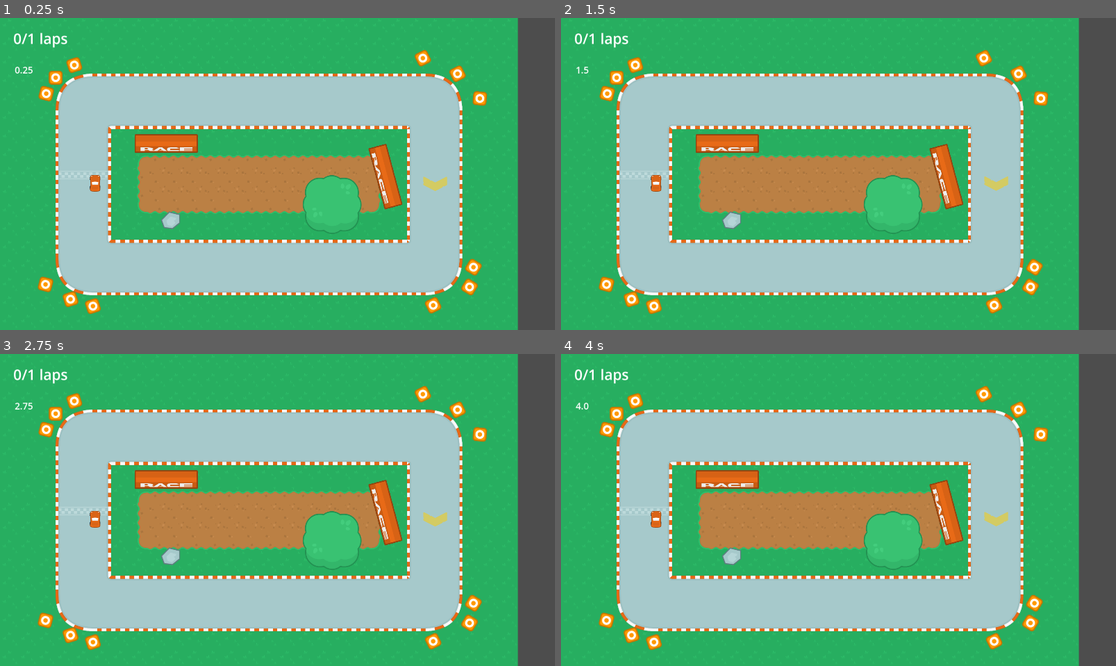
Above: before the commit, frames 1-4 (two rows, left to right).
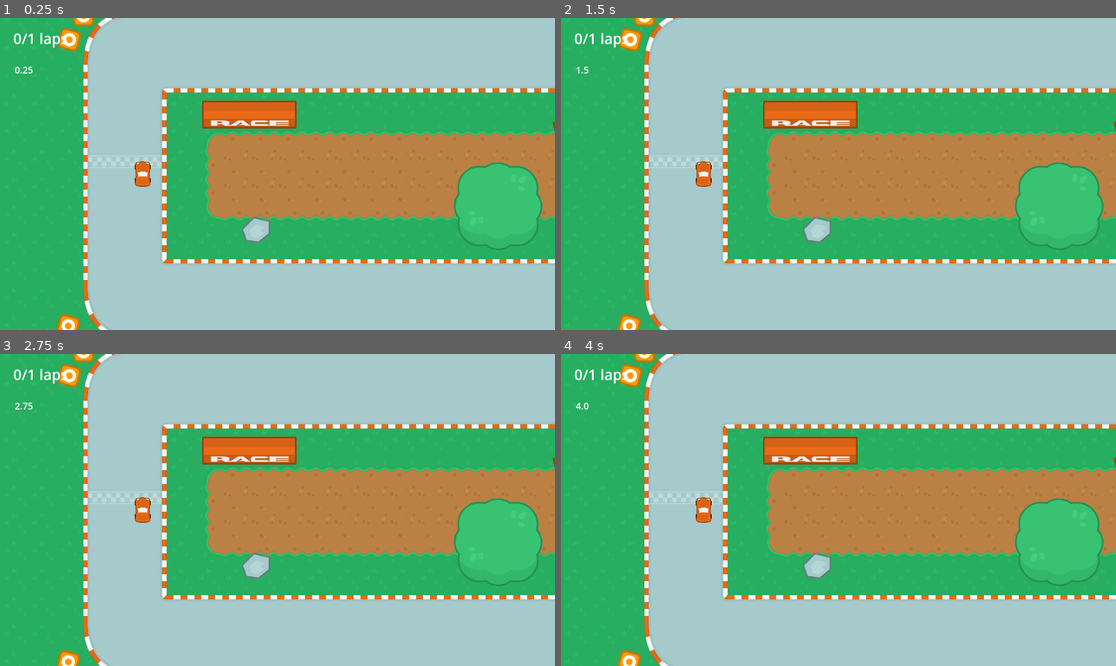
Above: after the commit, the same moments.

Repository: fredchien3/20-game-challenge
Game: Godot game, scene res://scenes/main/main.tscn
The game is run twice, just before and just after one commit, with the same random seed, the same clock (stepped at 60 frames per second) and the same inputs.
Inputs:
- Up to frame 1 (0.25 s): no input
- Up to frame 2 (1.5 s): no input
- Up to frame 3 (2.75 s): no input
- Up to frame 4 (4 s): no input

The runs differ from the first frame. In frame 1, 65% of the frame differs, in the area x 6-100%, y 0-100%; in frame 2, 65%; in frame 3, 65%; in frame 4, 65%.

Commit message:
Add world boundaries, fix camera

Diff:
--- a/4--indy-500/scenes/main/main.gd
+++ b/4--indy-500/scenes/main/main.gd
@@ -37,10 +37,14 @@
 	track.finish_line_crossed.connect(_on_finish_line_crossed)
 	add_child(track)
 
+	var track_bounds = track.get_right_and_bottom_bounds()
+	$GameCamera.limit_right = track_bounds[0]
+	$GameCamera.limit_bottom = track_bounds[1]
+
 	# Load car
 	var car = load("res://scenes/car/car.tscn").instantiate()
 	car.player_num = 1
-	#$GameCamera.reparent(car)
+	$GameCamera.reparent(car)
 
 	car.position = track.get_spawn_position()
 	car.rotation_degrees = -90
--- a/4--indy-500/scenes/main/main.tscn
+++ b/4--indy-500/scenes/main/main.tscn
@@ -96,7 +96,8 @@
 text = "Main Menu"
 
 [node name="GameCamera" type="Camera2D" parent="."]
-zoom = Vector2(0.5, 0.5)
+zoom = Vector2(0.75, 0.75)
+process_callback = 0
 limit_left = 0
 limit_top = 0
 position_smoothing_enabled = true
--- a/4--indy-500/scenes/tracks/big_o.gd
+++ b/4--indy-500/scenes/tracks/big_o.gd
@@ -18,6 +18,11 @@
 	$SpawnPath/PathFollow2D.progress_ratio = randf_range(0, 1)
 	return $SpawnPath/PathFollow2D.global_position
 
+func get_right_and_bottom_bounds():
+	var right = $Bounds/Right.global_position.x
+	var bottom = $Bounds/Bottom.global_position.y
+	return [right, bottom]
+
 
 func _on_finish_line_body_entered(body: Node2D) -> void:
 	if finish_line_enabled:
--- a/4--indy-500/scenes/tracks/big_o.tscn
+++ b/4--indy-500/scenes/tracks/big_o.tscn
@@ -9,6 +9,17 @@
 [ext_resource type="Texture2D" uid="uid://bawyosq0qklj3" path="res://scenes/tracks/obstacles/tree_large.png" id="5_vahvq"]
 [ext_resource type="PackedScene" uid="uid://dmmklbxwph2tu" path="res://scenes/tracks/obstacles/cone.tscn" id="6_n564s"]
 
+[sub_resource type="WorldBoundaryShape2D" id="WorldBoundaryShape2D_n564s"]
+
+[sub_resource type="WorldBoundaryShape2D" id="WorldBoundaryShape2D_1gypo"]
+normal = Vector2(1, 0)
+
+[sub_resource type="WorldBoundaryShape2D" id="WorldBoundaryShape2D_e5yux"]
+normal = Vector2(-1, 0)
+
+[sub_resource type="WorldBoundaryShape2D" id="WorldBoundaryShape2D_xpjii"]
+normal = Vector2(0, 1)
+
 [sub_resource type="Curve2D" id="Curve2D_qhpfk"]
 _data = {
 "points": PackedVector2Array(0, 0, 0, 0, 450, 1117, 0, 0, 0, 0, 703, 1116)
@@ -30,6 +41,25 @@
 [node name="Big O" type="Node2D"]
 z_index = -1
 script = ExtResource("1_u7fg4")
+
+[node name="Bounds" type="StaticBody2D" parent="."]
+position = Vector2(1766, 1723)
+
+[node name="Bottom" type="CollisionShape2D" parent="Bounds"]
+position = Vector2(-1827, 579)
+shape = SubResource("WorldBoundaryShape2D_n564s")
+
+[node name="Left" type="CollisionShape2D" parent="Bounds"]
+position = Vector2(-1767, -1817)
+shape = SubResource("WorldBoundaryShape2D_1gypo")
+
+[node name="Right" type="CollisionShape2D" parent="Bounds"]
+position = Vector2(1819, -1760)
+shape = SubResource("WorldBoundaryShape2D_e5yux")
+
+[node name="Top" type="CollisionShape2D" parent="Bounds"]
+position = Vector2(-1852, -1722)
+shape = SubResource("WorldBoundaryShape2D_xpjii")
 
 [node name="TileMaps" type="Node2D" parent="."]
 
--- a/4--indy-500/scenes/tracks/lazy_eight.tscn
+++ b/4--indy-500/scenes/tracks/lazy_eight.tscn
@@ -1,7 +1,18 @@
-[gd_scene load_steps=4 format=4 uid="uid://8sr8h3fgosf2"]
+[gd_scene load_steps=8 format=4 uid="uid://8sr8h3fgosf2"]
 
 [ext_resource type="Script" uid="uid://jd7nk7n8mcu4" path="res://scenes/tracks/big_o.gd" id="1_w7xro"]
 [ext_resource type="TileSet" uid="uid://dqvid33ganbnt" path="res://scenes/tracks/main_tileset.tres" id="2_4y7hx"]
+
+[sub_resource type="WorldBoundaryShape2D" id="WorldBoundaryShape2D_w7xro"]
+
+[sub_resource type="WorldBoundaryShape2D" id="WorldBoundaryShape2D_4y7hx"]
+normal = Vector2(1, 0)
+
+[sub_resource type="WorldBoundaryShape2D" id="WorldBoundaryShape2D_huvqe"]
+normal = Vector2(-1, 0)
+
+[sub_resource type="WorldBoundaryShape2D" id="WorldBoundaryShape2D_0pku4"]
+normal = Vector2(0, 1)
 
 [sub_resource type="Curve2D" id="Curve2D_qhpfk"]
 _data = {
@@ -13,11 +24,32 @@
 z_index = -1
 script = ExtResource("1_w7xro")
 
-[node name="Grass" type="TileMapLayer" parent="."]
+[node name="Bounds" type="StaticBody2D" parent="."]
+position = Vector2(1766, 1723)
+
+[node name="Top" type="CollisionShape2D" parent="Bounds"]
+position = Vector2(-1827, 579)
+shape = SubResource("WorldBoundaryShape2D_w7xro")
+
+[node name="Left" type="CollisionShape2D" parent="Bounds"]
+position = Vector2(-1767, -1817)
+shape = SubResource("WorldBoundaryShape2D_4y7hx")
+
+[node name="Right" type="CollisionShape2D" parent="Bounds"]
+position = Vector2(1819, -1760)
+shape = SubResource("WorldBoundaryShape2D_huvqe")
+
+[node name="Bottom" type="CollisionShape2D" parent="Bounds"]
+position = Vector2(-1852, -1722)
+shape = SubResource("WorldBoundaryShape2D_0pku4")
+
+[node name="TileMaps" type="Node2D" parent="."]
+
+[node name="Grass" type="TileMapLayer" parent="TileMaps"]
 tile_map_data = PackedByteArray("AAAAAAAAAAAAAAIAAAABAAAAAAAAAAIAAAACAAAAAAAAAAIAAAADAAAAAAAAAAIAAAAEAAAAAAAAAAIAAAAFAA …(7984 unchanged characters)…
 tile_set = ExtResource("2_4y7hx")
 
-[node name="Track" type="TileMapLayer" parent="."]
+[node name="Track" type="TileMapLayer" parent="TileMaps"]
 tile_map_data = PackedByteArray("AAANAAgAAAAJAA4AAAANAAcAAAAIAAkAAAANAAYAAAAHAAQAAAAMAAYAAAAJAA4AAAAMAAUAAAAIAAUAAAALAA …(3376 unchanged characters)…
 tile_set = ExtResource("2_4y7hx")
 
Not shown: 1 places in 4--indy-500/scenes/tracks/big_o.tscn that only renumber resources
